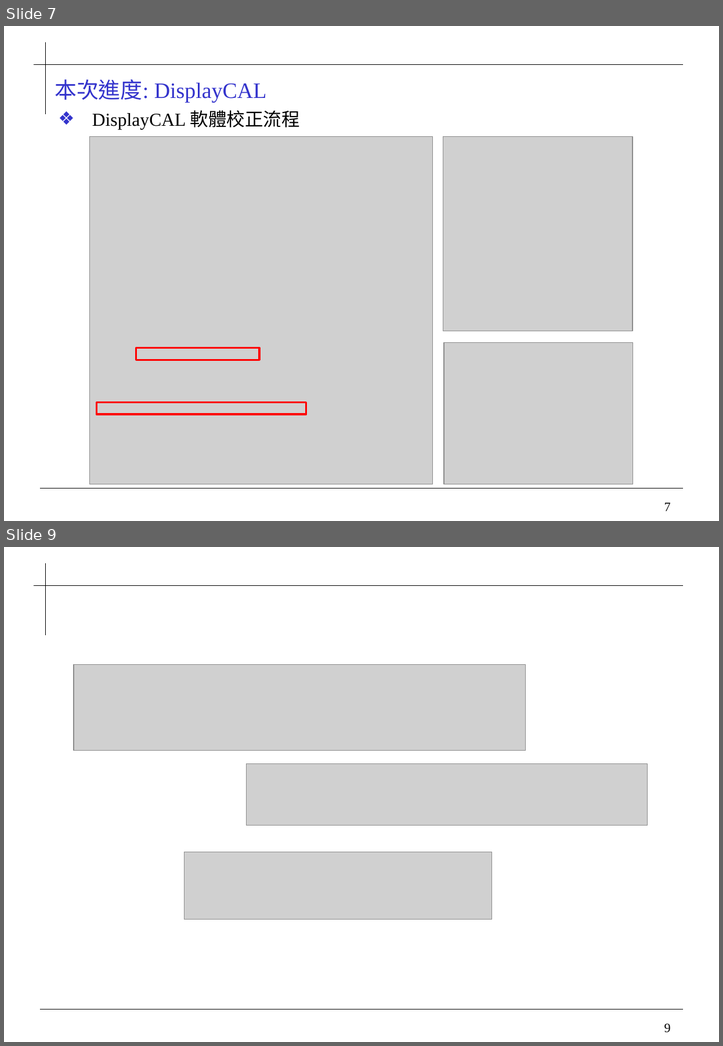
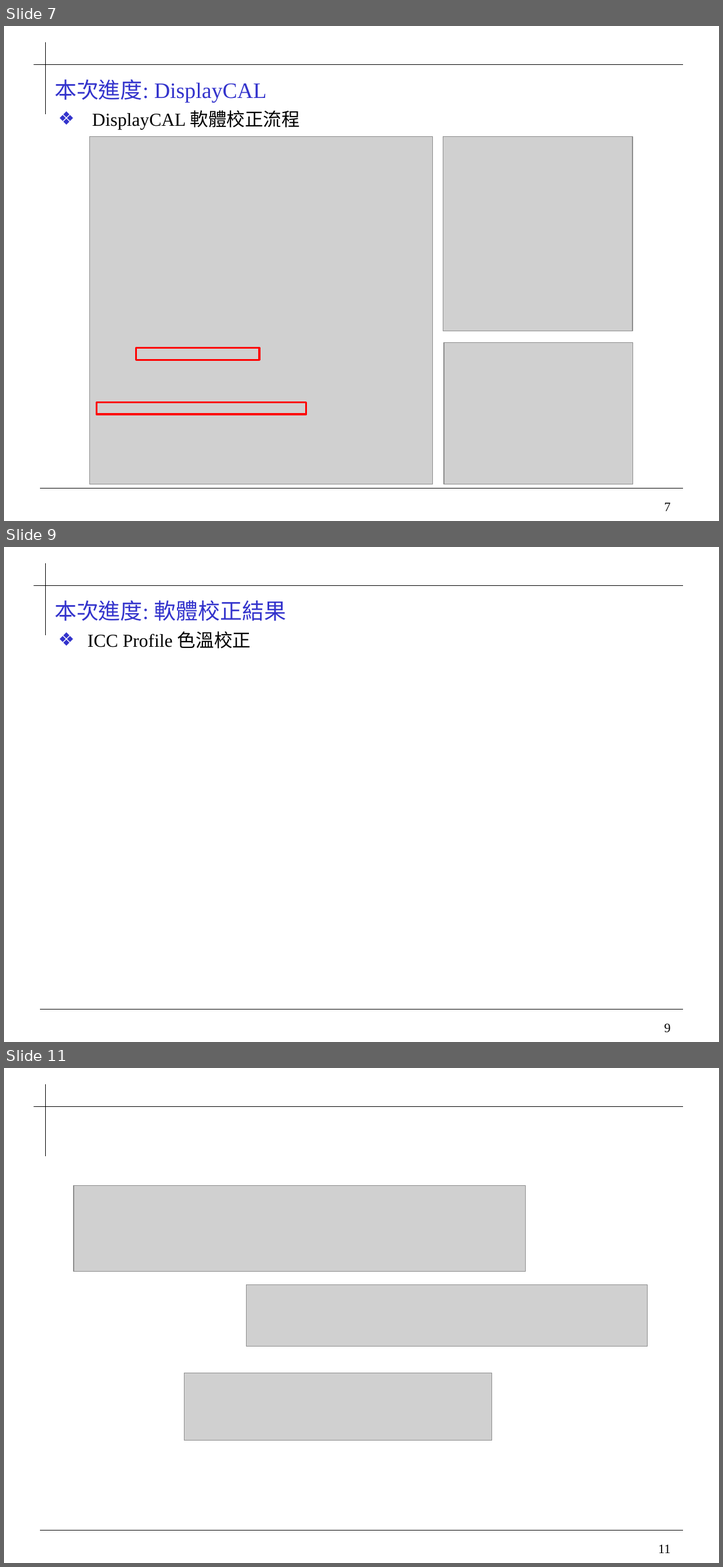
Before and after one commit to 0ilasis0/home, a slide deck: Onyx_進度報告_1006.pptx. Shown one above the other, each under a label of ours: slides 7 and 9 before the commit, slides 7, 9 and 11 after it; the slides between them are not shown. The pictures are 723x1046 and 723x1567 pixels, drawn with LibreOffice and Linux fonts; fonts in the diff are those of the drawing; grey boxes stand for pictures; background and template pictures are left out. Boxes give left, top, right and bottom in pixels: in the first picture for what was removed or moved away, otherwise in the second. Text is boxed around its words. In the diff, an @@ line names an element or a change of style, - is before the commit and + after.

```diff
--- a/Onyx_進度報告_1006.pptx
+++ b/Onyx_進度報告_1006.pptx
@@ slide 9 added at box(4, 547, 719, 1042), background #FFFFFF; not listed: 4 template elements that a slide beside it also shows @@
@@ title added at box(54, 600, 286, 621), 24 pt, text #3333CC @@
+本次進度: 軟體校正結果
@@ text added at box(88, 631, 251, 649), 20 pt, text #000000 @@
+❖ ICC Profile 色溫校正
@@ what was slide 9 is now slide 11 @@
@@ page number at box(658, 1544, 670, 1553): text changed @@
-9
+11
```
Also in this commit, not shown: 1 slide changed, 1 other slide added, 1 other file.
